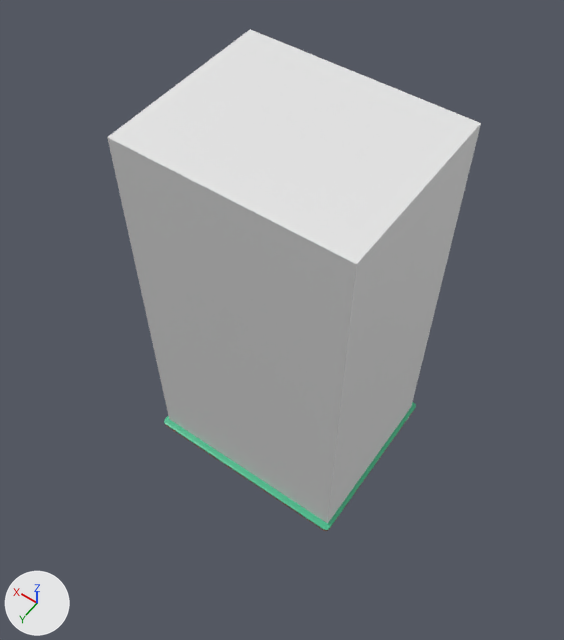
Two versions of the FBX model JumpUp!/map.fbx, one commit apart.
Camera for both pictures: a camera (50 mm lens) standing at (-58.2, 85.4, 171.3) and looking at (0.4, 3.3, 42.3). Arrows for +X, +Y and +Z are at lower left; the lights stay in place. Where no turn or scale is listed for an object, it has been applied to the vertices.

Names of what the first picture shows: 'Cube', 'tileLarge_forest'.
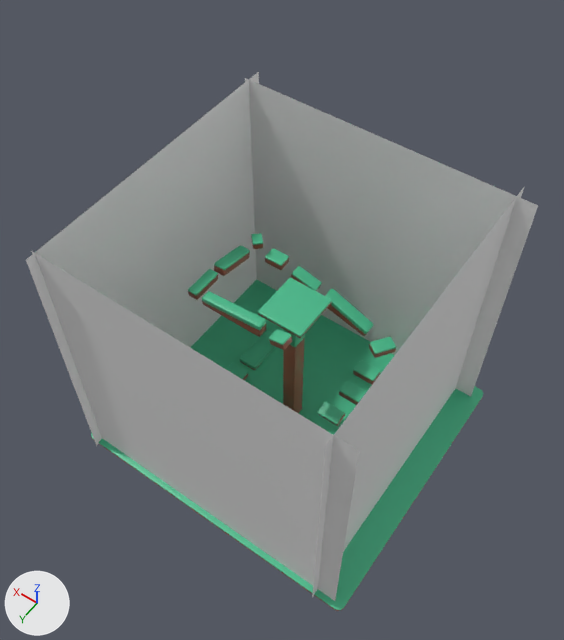
Location of each change, [x1, y1, x2, y2] in pixels of the pictures (564 x 640 px):
'Cube', deleted
    before: [107, 29, 481, 524]
'Plane.003', added
    after: [245, 78, 538, 397]
'Plane.001', added
    after: [31, 251, 359, 601]
'Plane.004', added
    after: [26, 72, 259, 446]
'tileLarge_forest', rescaled
    before: [164, 402, 416, 531]
    after: [91, 279, 483, 611]
'Plane.002', added
    after: [312, 186, 525, 598]
'tileHigh_forest.013', added
    after: [269, 329, 292, 350]
    faces in mat_green_001 (green #48bc8d): [269, 329, 291, 345]
'tileLarge_forest.001', unchanged, uncovered by the edit
    after: [258, 278, 332, 338]

Patch to the scene script:
```diff
--- a/JumpUp!/map.fbx.py
+++ b/JumpUp!/map.fbx.py
@@ mat_browndark_001 @@
+mat_browndark_001 = principled_material('BrownDark.001')
+mat_browndark_001.base_color = (0.327, 0.102, 0.0593)  # brown #9b5a45
+mat_browndark_001.roughness = 0.4
@@ mat_green_001 @@
+mat_green_001 = principled_material('Green.001')
+mat_green_001.base_color = (0.0653, 0.501, 0.266)  # green #48bc8d
+mat_green_001.roughness = 0.4
@@ me_plane_001 @@
+me_plane_001.from_pydata([(-34.8, 0.0, -33.8), (34.8, 0.0, -33.8), (-34.8, 0.0, 33.8), (34.8, 0.0, 33.8)], [], [(0, 1, 3, 2)])
@@ me_plane_004 @@
+me_plane_004.from_pydata([(0.0, 34.8, -33.8), (0.0, -34.8, -33.8), (0.0, 34.8, 33.8), (0.0, -34.8, 33.8)], [], [(0, 1, 3, 2)])
@@ me_cube_013 @@
+me_cube_013.from_pydata(...)  # 176 vertices, 178 faces; spans x -1.81..2.3, y -1.55..1.55, z -0.41..2.38
+# faces by material slot: [89, 89]
+me_cube_013.materials.append(mat_green_001)  # green #48bc8d
+me_cube_013.materials.append(mat_browndark_001)  # brown #9b5a45
@@ ob_cube @@
-ob_cube = bpy.data.objects.new('Cube', me_cube)
-ob_cube.location = (0.0, 0.0, 44.9)
@@ ob_tilelarge_forest @@
 ob_tilelarge_forest.rotation_euler = (1.571, 0.0, 0.0)  # degrees (90, 0, 0)
-ob_tilelarge_forest.scale = (8.25, 1.0, 6.93)
+ob_tilelarge_forest.scale = (12.4, 1.0, 11.4)
@@ ob_plane_001 @@
+ob_plane_001 = bpy.data.objects.new('Plane.001', me_plane_001)
+ob_plane_001.location = (-0.1, 33.0, 34.2)
@@ ob_plane_004 @@
+ob_plane_004 = bpy.data.objects.new('Plane.004', me_plane_004)
+ob_plane_004.location = (33.7, 0.4, 34.2)
@@ ob_tilehigh_forest_013 @@
+ob_tilehigh_forest_013 = bpy.data.objects.new('tileHigh_forest.013', me_cube_013)
+ob_tilehigh_forest_013.location = (-2.6, 7.6, 41.3)
@@ ob_plane_003 @@
+ob_plane_003 = bpy.data.objects.new('Plane.003', me_plane_001.copy())
+ob_plane_003.location = (0.0, -30.7, 34.2)
@@ ob_plane_002 @@
+ob_plane_002 = bpy.data.objects.new('Plane.002', me_plane_004.copy())
+ob_plane_002.location = (-30.4, 0.4, 34.2)
```
